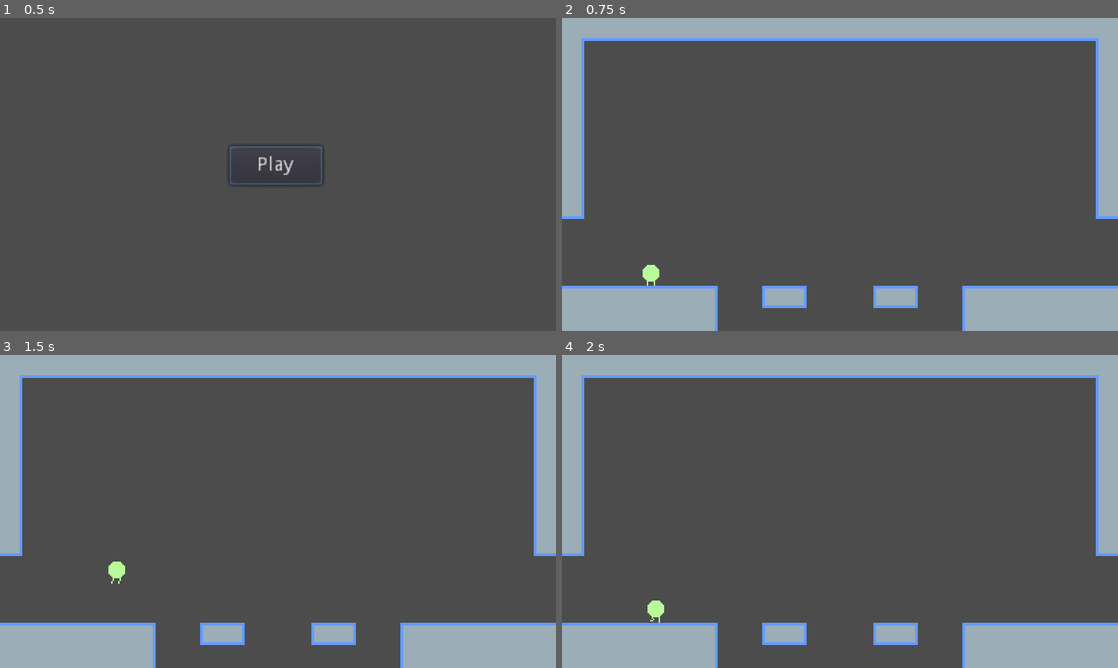
Above: before the commit, frames 1-4 (two rows, left to right).
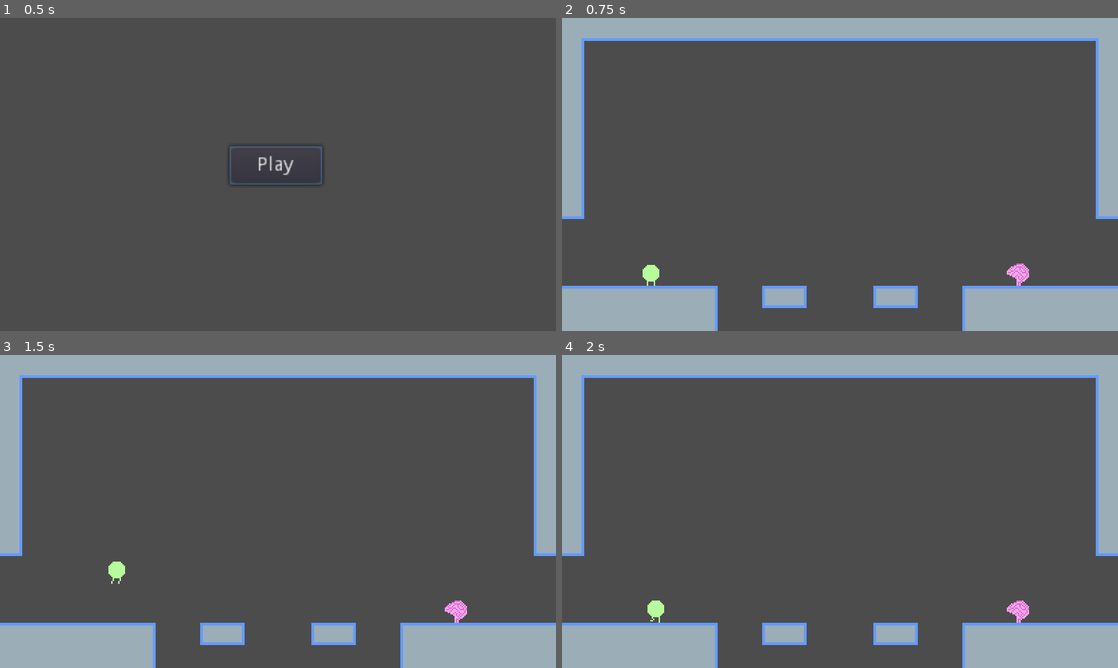
Above: after the commit, the same moments.

Repository: DucksAreMammals/I-Will-Recover
Game: Godot game, scene res://Scenes/Screens/Menu.tscn
The game is run twice, just before and just after one commit, with the same random seed, the same clock (stepped at 60 frames per second) and the same inputs.
Inputs:
- Up to frame 1 (0.5 s): no input
- Up to frame 2 (0.75 s): click "Play" at 0.5 s
- Up to frame 3 (1.5 s): tap Enter at 1.25 s; hold D (right) from 1.28 s (still down); tap W (up) at 1.35 s
- Up to frame 4 (2 s): keep holding D (right); tap W (up) at 1.52, 1.82 s

Frame 1 is identical in both runs. In frame 2, 0.2% of the frame differs, in the area x 80-84%, y 78-86%; in frame 3, 0.2%; in frame 4, 0.2%.

Commit message:
Listener works

Diff:
--- /dev/null
+++ b/Scenes/GameObjects/Listen.tscn
@@ -0,0 +1,30 @@
+[gd_scene load_steps=2 format=2]
+
+[ext_resource path="res://Scripts/Listen.gd" type="Script" id=1]
+
+[node name="Listen" type="CanvasLayer"]
+script = ExtResource( 1 )
+
+[node name="Control" type="Control" parent="."]
+anchor_right = 1.0
+anchor_bottom = 1.0
+__meta__ = {
+"_edit_use_anchors_": false
+}
+
+[node name="ColorRect" type="ColorRect" parent="Control"]
+anchor_right = 1.0
+anchor_bottom = 1.0
+color = Color( 0, 0, 0, 1 )
+__meta__ = {
+"_edit_use_anchors_": false
+}
+
+[node name="RichTextLabel" type="RichTextLabel" parent="Control/ColorRect"]
+margin_right = 400.0
+margin_bottom = 225.0
+bbcode_enabled = true
+scroll_active = false
+__meta__ = {
+"_edit_use_anchors_": false
+}
--- /dev/null
+++ b/Scenes/GameObjects/Listener.tscn
@@ -0,0 +1,19 @@
+[gd_scene load_steps=5 format=2]
+
+[ext_resource path="res://Sprites/Listener.png" type="Texture" id=1]
+[ext_resource path="res://Scripts/Listener.gd" type="Script" id=2]
+[ext_resource path="res://Scenes/GameObjects/Listen.tscn" type="PackedScene" id=3]
+
+[sub_resource type="RectangleShape2D" id=1]
+extents = Vector2( 8, 8 )
+
+[node name="Listener" type="Area2D"]
+script = ExtResource( 2 )
+
+[node name="CollisionShape2D" type="CollisionShape2D" parent="."]
+shape = SubResource( 1 )
+
+[node name="Sprite" type="Sprite" parent="."]
+texture = ExtResource( 1 )
+
+[node name="Listen" parent="." instance=ExtResource( 3 )]
--- a/Scenes/Screens/Levels/Denial.tscn
+++ b/Scenes/Screens/Levels/Denial.tscn
@@ -1,9 +1,10 @@
-[gd_scene load_steps=5 format=2]
+[gd_scene load_steps=6 format=2]
 
 [ext_resource path="res://Tilemaps/Tileset.tres" type="TileSet" id=1]
 [ext_resource path="res://Scenes/GameObjects/Player.tscn" type="PackedScene" id=2]
 [ext_resource path="res://Scenes/GameObjects/LevelCamera.tscn" type="PackedScene" id=3]
 [ext_resource path="res://Scripts/Level.gd" type="Script" id=4]
+[ext_resource path="res://Scenes/GameObjects/Listener.tscn" type="PackedScene" id=5]
 
 [node name="Level" type="Node2D"]
 script = ExtResource( 4 )
@@ -35,3 +36,7 @@
 
 [node name="RespawnPoint5" type="Position2D" parent="RespawnPoints"]
 position = Vector2( 1664, 184 )
+
+[node name="Listener" parent="." instance=ExtResource( 5 )]
+position = Vector2( 328, 184 )
+story_key = "denial_opening"
--- /dev/null
+++ b/Scripts/Global.gd
@@ -0,0 +1,11 @@
+extends Node
+
+var story
+
+
+func _ready():
+	var file = File.new()
+	file.open("story.json", File.READ)
+	var text = file.get_as_text()
+	file.close()
+	story = parse_json(text)
--- /dev/null
+++ b/Scripts/Listen.gd
@@ -0,0 +1,40 @@
+extends CanvasLayer
+
+var story_key
+var story_bit
+
+var letter_interval = 0.05
+var line_interval = 1.0
+
+onready var label = find_node("RichTextLabel")
+
+
+func _ready():
+	$Control.visible = false
+
+
+func show_story():
+	$Control.visible = true
+
+	story_bit = Global.story[story_key]
+
+	var text = ""
+
+	for line in story_bit:
+		match line["speaker"]:
+			"internal":
+				text += "[color=#eaeaea]"
+				text += line["line"]
+				text += "[/color]"
+			"self":
+				text += "[color=#ff99ff]"
+				text += line["line"]
+				text += "[/color]"
+			"dad":
+				text += "[color=#77ff77]"
+				text += line["line"]
+				text += "[/color]"
+
+		text += "\n\n"
+
+	label.bbcode_text = text
--- /dev/null
+++ b/Scripts/Listener.gd
@@ -0,0 +1,12 @@
+extends Area2D
+
+export var story_key := ""
+
+
+func _ready():
+	connect("body_entered", self, "_listen")
+	$Listen.story_key = story_key
+
+func _listen(body):
+	if body.is_in_group("player"):
+		$Listen.show_story()
--- a/project.godot
+++ b/project.godot
@@ -13,6 +13,10 @@
 config/name="Devcember"
 run/main_scene="res://Scenes/Screens/Menu.tscn"
 config/icon="res://icon.png"
+
+[autoload]
+
+Global="*res://Scripts/Global.gd"
 
 [display]
 
--- /dev/null
+++ b/story.json
@@ -0,0 +1,18 @@
+{
+	"denial_opening": [
+		{
+			"speaker": "internal",
+			"line": "Everything is fine. Nothing is wrong. I refuse to acknowledge it. It is not a problem. I am fine. Everyone is here. Everyone is okay."
+		},
+
+		{
+			"speaker": "dad",
+			"line": "Are you going to be okay?"
+		},
+
+		{
+			"speaker": "self",
+			"line": "Yes. I don't have any problems. I am perfectly fine."
+		}
+	]
+}
Binary file added: Sprites/Listener.png
Not shown, added: Sprites/Listener.png.import
